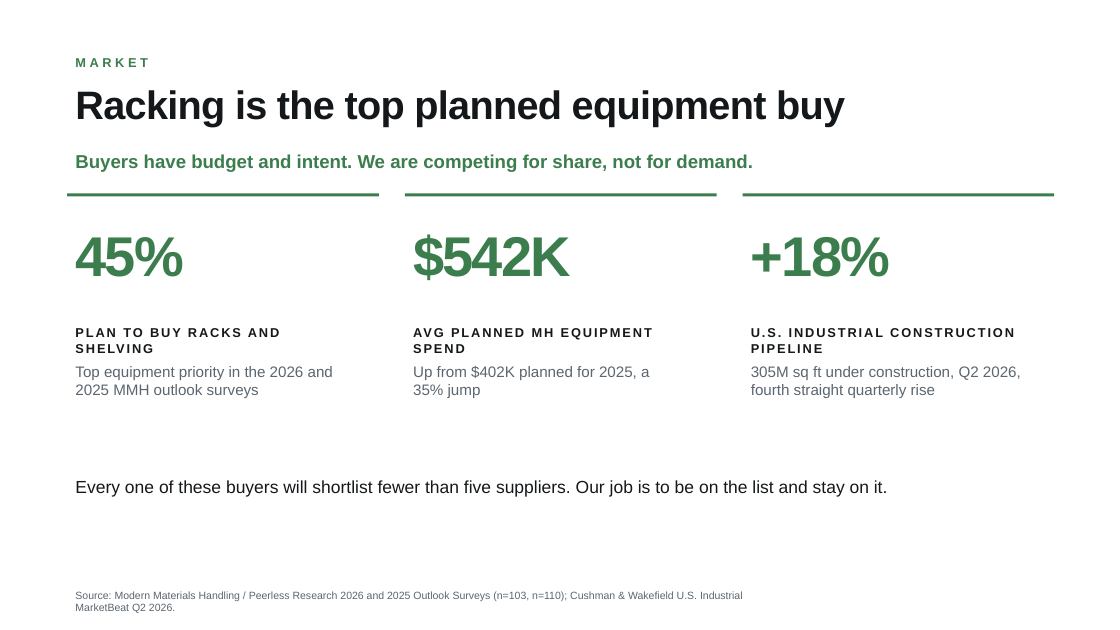
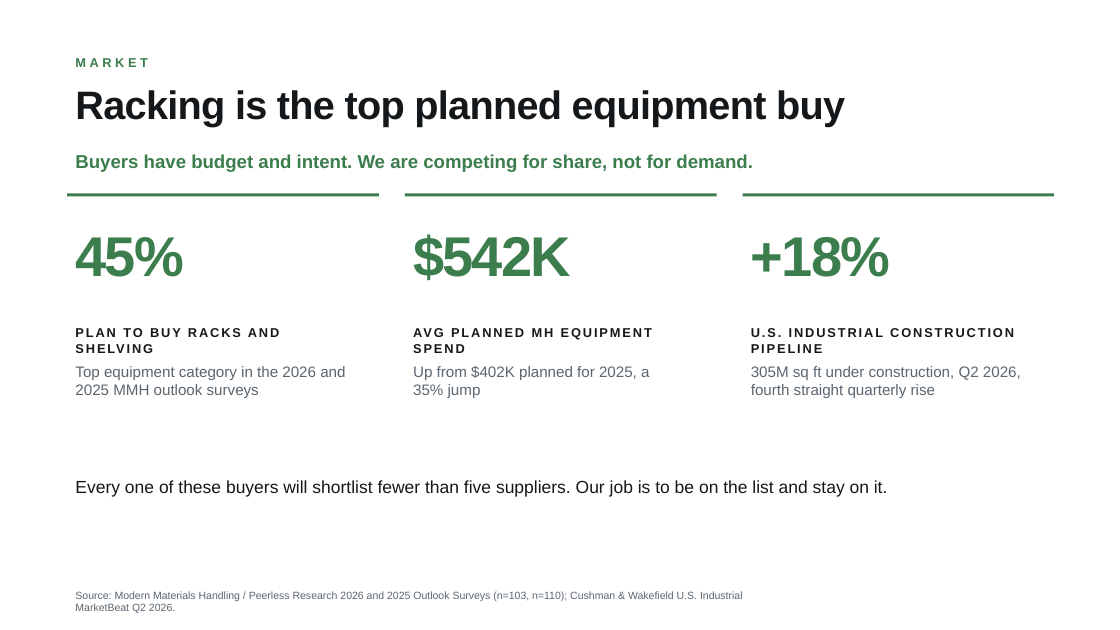
Before and after one commit to guralsnj/git_test, a slide deck: slide 5 of sales-meeting/Speed_and_Service_Win_the_Order.pptx. Drawn at 1120x630 pixels with LibreOffice and Linux fonts; fonts in the diff are those of the drawing; background and template pictures are left out. Boxes give left, top, right and bottom in pixels: in the first picture for what was removed or moved away, otherwise in the second. Text is boxed around its words. In the diff, an @@ line names an element or a change of style, - is before the commit and + after.

```diff
--- a/sales-meeting/Speed_and_Service_Win_the_Order.pptx
+++ b/sales-meeting/Speed_and_Service_Win_the_Order.pptx
@@ text at box(75, 366, 345, 398): text changed @@
-Top equipment priority in the 2026 and 2025 MMH outlook surveys
+Top equipment category in the 2026 and 2025 MMH outlook surveys
```
Also in this commit, not shown: 8 other slides changed, 1 slide added, 6 other files.
